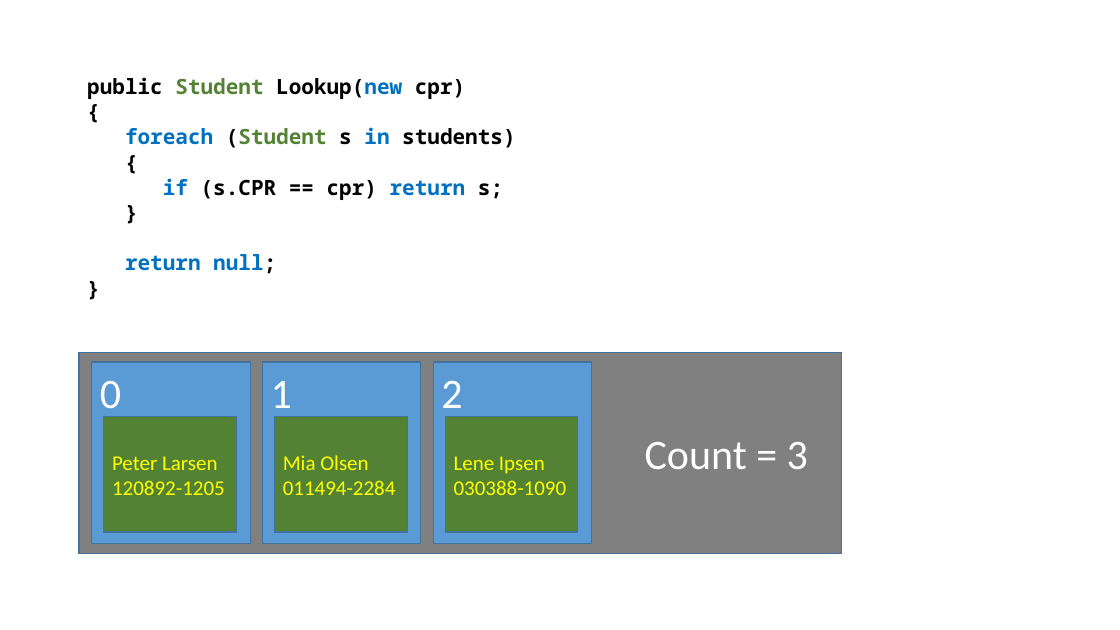
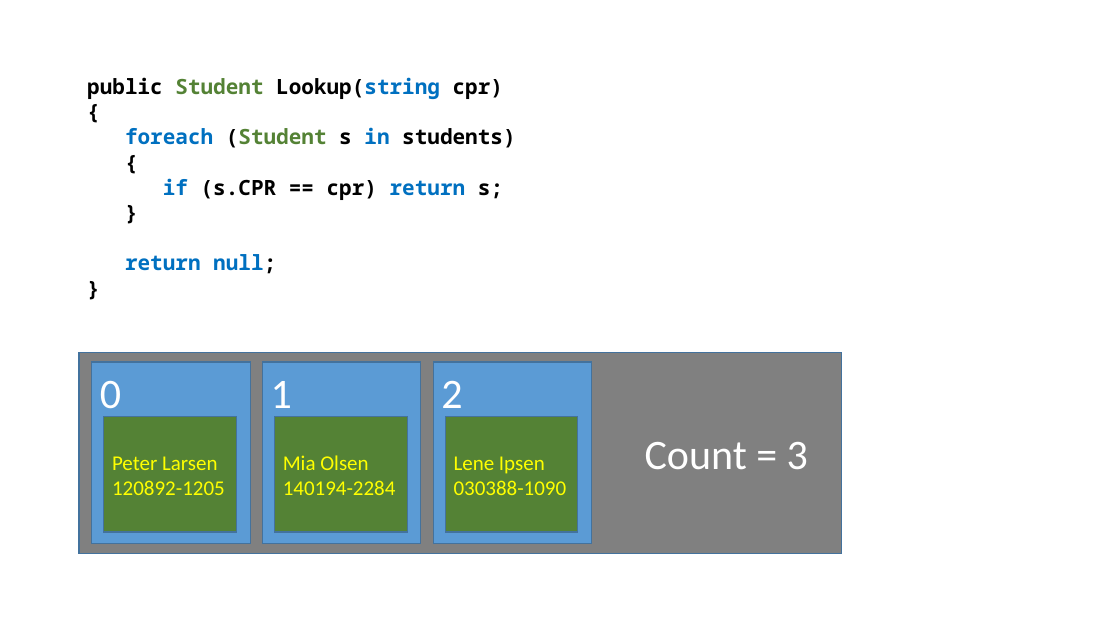
Before and after one commit to perl-easj/Teaching-materials, a slide deck: slide 4 of CSharpProgramming/Presentations/Dictionary.pptx. Drawn at 1120x630 pixels with LibreOffice and Linux fonts; fonts in the diff are those of the drawing. Boxes give left, top, right and bottom in pixels: in the first picture for what was removed or moved away, otherwise in the second. Text is boxed around its words. In the diff, an @@ line names an element or a change of style, - is before the commit and + after.

```diff
--- a/CSharpProgramming/Presentations/Dictionary.pptx
+++ b/CSharpProgramming/Presentations/Dictionary.pptx
@@ text at bbox=[87, 77, 503, 99]: text changed @@
-public Student Lookup(new cpr)
+public Student Lookup(string cpr)
@@ text in rectangle at bbox=[283, 480, 396, 495]: text changed @@
-011494-2284
+140194-2284
```
Also in this commit, not shown: 13 other slides changed, 2 other files.
